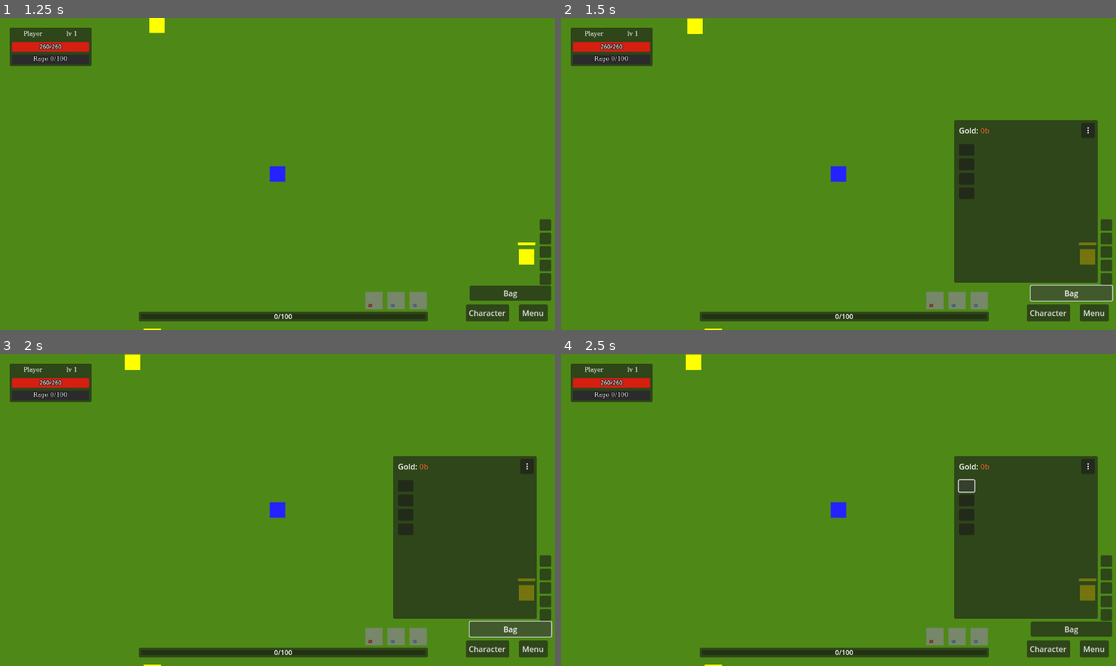
Above: before the commit, frames 1-4 (two rows, left to right).
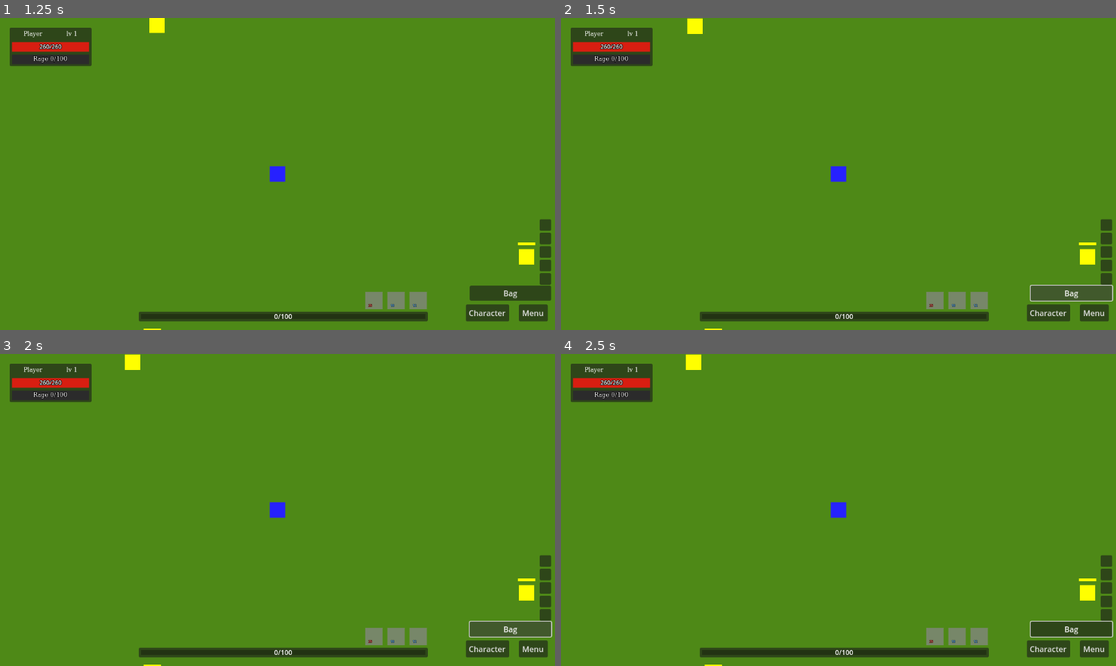
Above: after the commit, the same moments.

Repository: denisshkytko/mmo-mvp-godot
Game: Godot game, scene res://game/scenes/Main.tscn
The game is run twice, just before and just after one commit, with the same random seed, the same clock (stepped at 60 frames per second) and the same inputs. This scene is started directly instead of the project's main scene. The engine's default icon, where the game draws it, is replaced by a stand-in: a white triangle on a blue panel in a dark square.
Inputs (mouse positions are in pixels of both pictures, inside the frame that each line leads up to):
- Up to frame 1 (1.25 s): drag from (416, 301) to (88, 326) at 0.52 s
- Up to frame 2 (1.5 s): click "Bag" at 1.25 s
- Up to frame 3 (2 s): no input
- Up to frame 4 (2.5 s): click (966, 485) at 2.02 s

Frame 1 is identical in both runs. In frame 2, 14% of the frame differs, in the area x 70-97%, y 32-85%; in frame 3, 14%; in frame 4, 14%, in the area x 70-100%, y 32-91%.
Error after the commit: Parse Error: Function "_run_initial_layout" has the same name as a previously declared function. (res://ui/game/hud/inventory_hud.gd:2010)

Commit message:
Ensure inventory layout runs with valid slots

Diff:
--- a/ui/game/hud/inventory_hud.gd
+++ b/ui/game/hud/inventory_hud.gd
@@ -165,8 +165,7 @@
 
 func _process(_delta: float) -> void:
 	if not _initial_layout_done and not _initial_layout_pending and player != null and is_instance_valid(player):
-		_initial_layout_pending = true
-		call_deferred("_run_initial_layout")
+		call_deferred("_force_initial_layout")
 	# While open, keep HUD in sync (so looting updates without requiring sort).
 	if _is_open and player != null and is_instance_valid(player) and player.has_method("get_inventory_snapshot"):
 		_refresh_accum += _delta
@@ -192,6 +191,7 @@
 		_hide_settings()
 	else:
 		await _force_initial_layout()
+		_refresh()
 
 func _on_bag_button_pressed() -> void:
 	_toggle_inventory()
@@ -1984,16 +1984,28 @@
 func _force_initial_layout() -> void:
 	if _initial_layout_done:
 		return
+	if _initial_layout_pending:
+		return
+	_initial_layout_pending = true
+	await _run_initial_layout()
+
+func _run_initial_layout() -> void:
 	if player == null or not is_instance_valid(player):
+		_initial_layout_pending = false
 		return
 	if not player.has_method("get_inventory_snapshot"):
+		_initial_layout_pending = false
 		return
 	_load_grid_columns()
 	var snap: Dictionary = player.get_inventory_snapshot()
 	var slots: Array = snap.get("slots", [])
+	if slots.size() <= 0:
+		_initial_layout_pending = false
+		return
 	_layout_dirty = true
 	await _apply_inventory_layout(slots.size())
 	_initial_layout_done = true
+	_initial_layout_pending = false
 
 func _run_initial_layout() -> void:
 	await _force_initial_layout()
